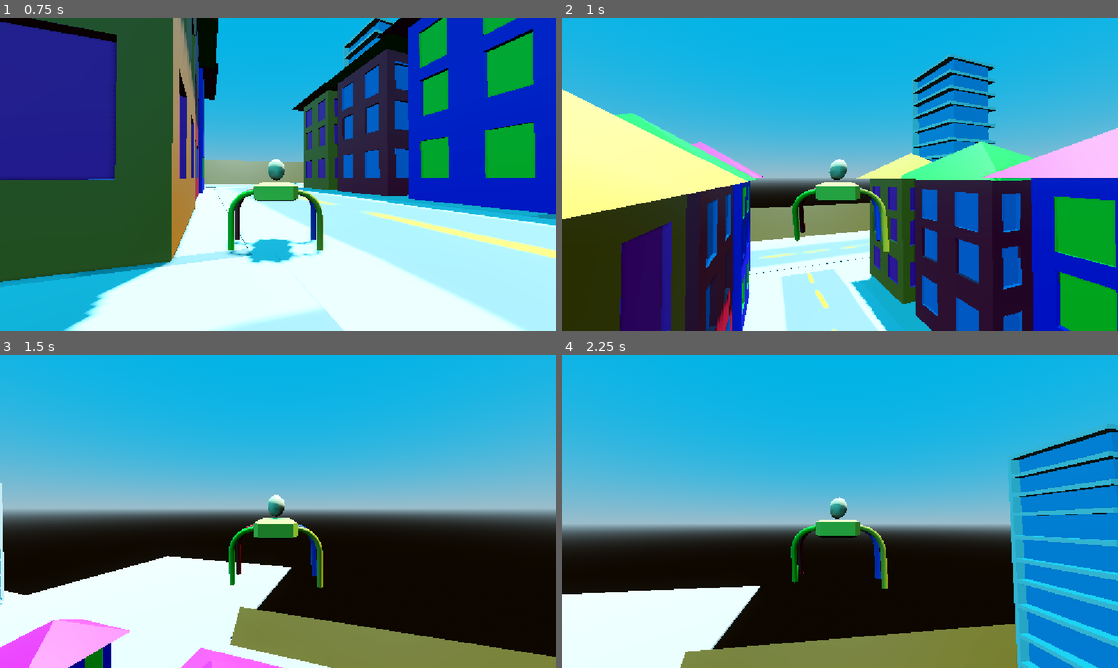
Above: before the commit, frames 1-4 (two rows, left to right).
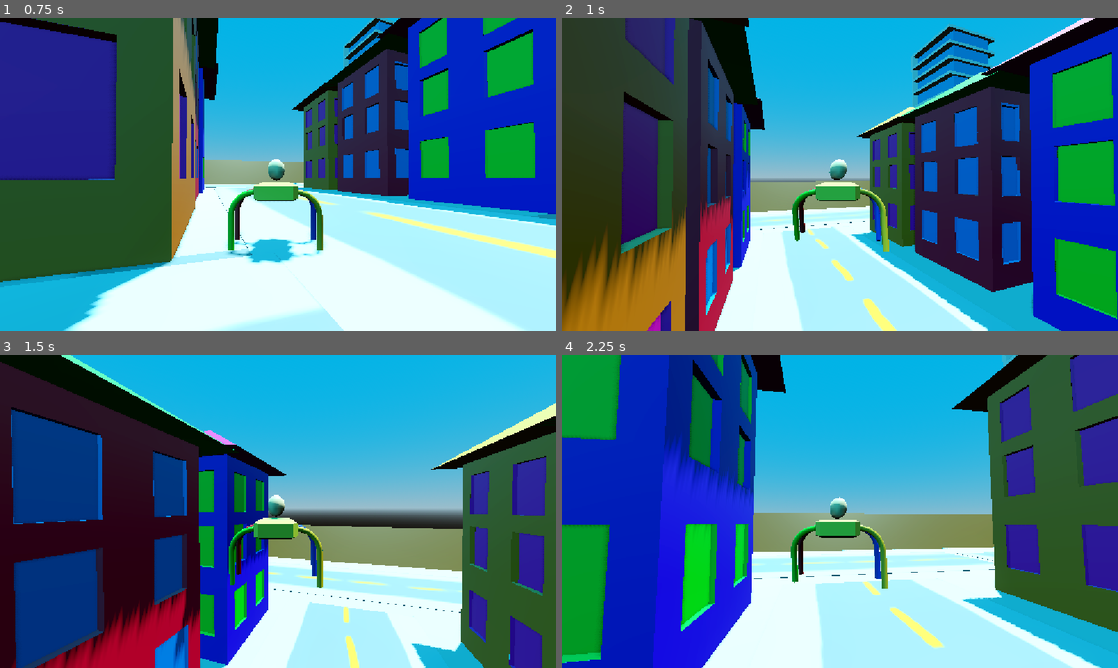
Above: after the commit, the same moments.

Repository: Temuchild6798/city-game
Game: Godot game, scene res://scenes/world.tscn
Two runs of this game, one before a commit and one after it. Both use one fixed random seed, a clock stepped at 60 frames per second and the inputs below.
Inputs (mouse positions are in pixels of both pictures, inside the frame that each line leads up to):
- Up to frame 1 (0.75 s): tap Enter at 0.5 s; move the mouse to (305, 174) at 0.52 s; hold W (forward) from 0.53 s (still down); hold Shift (sprint) from 0.53 s (still down)
- Up to frame 2 (1 s): keep holding W (forward); keep holding Shift (sprint); tap Space (jump) at 0.77, 0.8 s
- Up to frame 3 (1.5 s): keep holding W (forward); tap Space (jump) at 1.07, 1.35 s; move the mouse to (250, 511) at 1.27 s; release Shift (sprint) at 1.28 s
- Up to frame 4 (2.25 s): keep holding W (forward); tap Space (jump) at 1.52, 1.82 s; tap Shift (sprint) at 1.55 s; move the mouse to (851, 505) at 2.02 s; hold Space (jump) from 2.03 s (still down); tap Tab (front_view) at 2.1 s

Frame 1 is identical in both runs. In frame 2, 65% of the frame differs, in the area x 0-100%, y 0-100%; in frame 3, 67%; in frame 4, 78%.

Commit message:
added some things

Diff:
--- a/scripts/player.gd
+++ b/scripts/player.gd
@@ -1,6 +1,6 @@
 extends CharacterBody3D
 
-
+#this is a coment hehehe no one will see this
 var speed = 5
 var jump = 10
 var dead = false
@@ -34,7 +34,7 @@
 		input_direction = input_direction.normalized()
 	if Input.is_action_pressed("sprint"):
 		speed = 10
-		jump = 30
+		jump = 16
 		%AnimationPlayer.speed_scale = 40
 	else:
 		speed = 4
